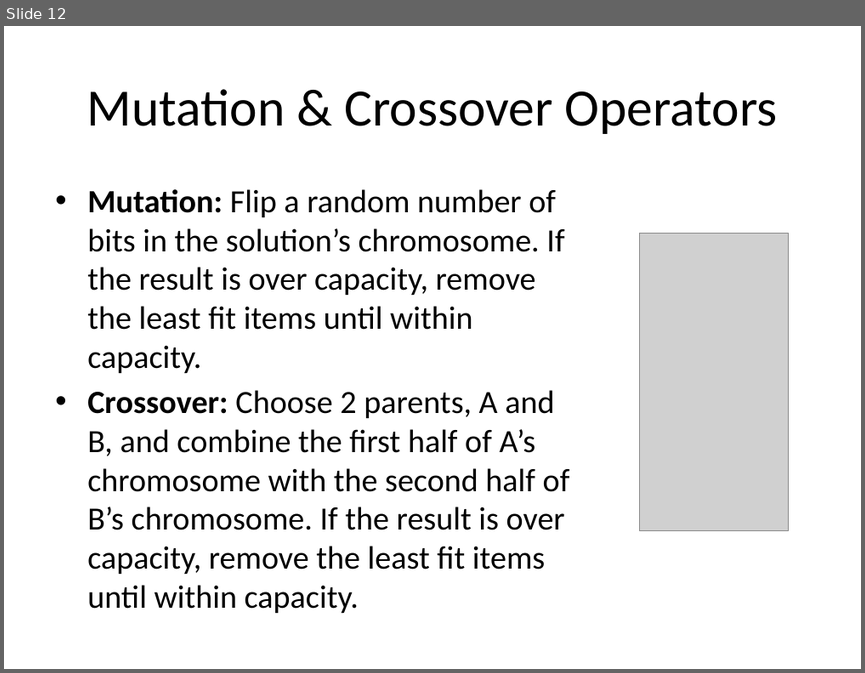
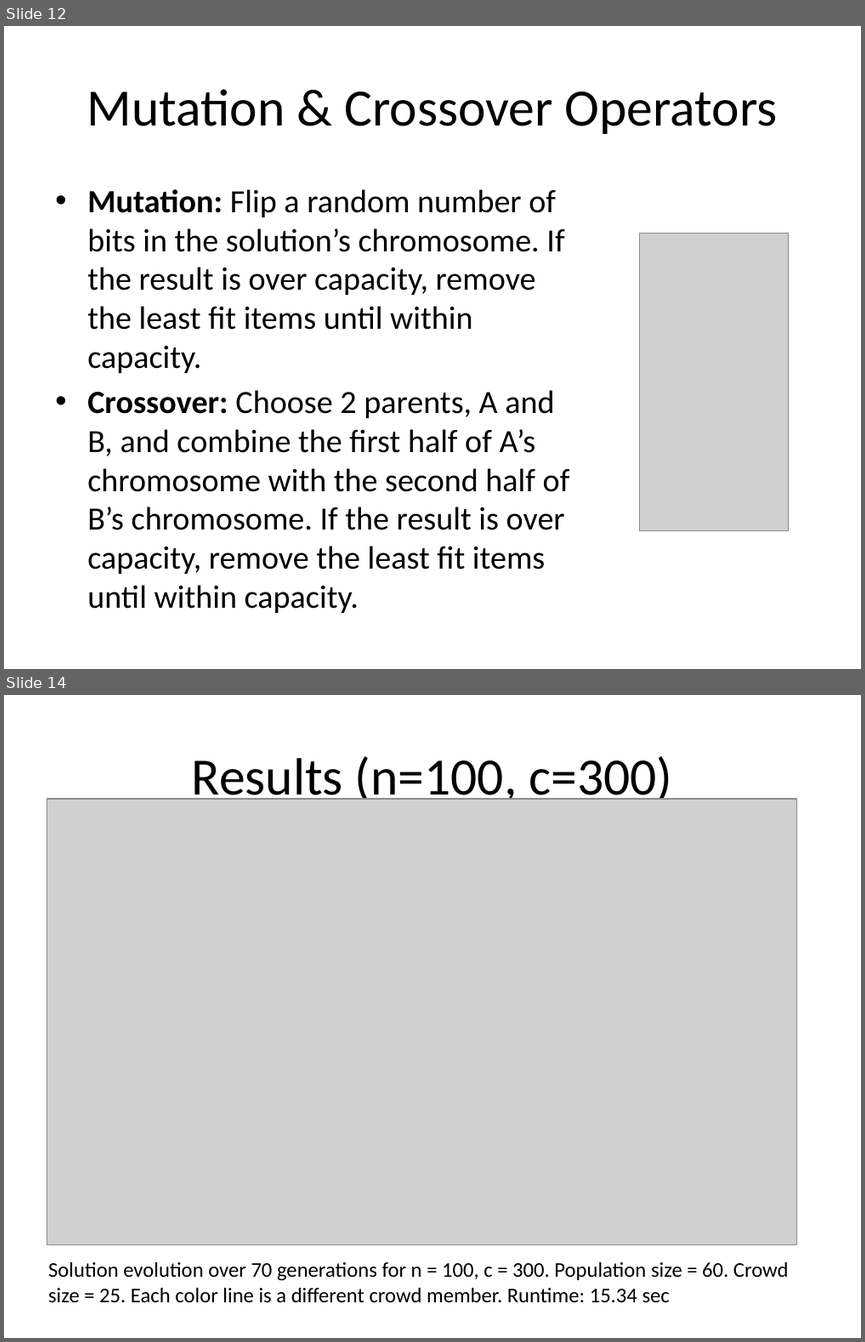
Before and after one commit to proj6-knapsack/knapsack, a slide deck: docs/knapsack_presentation.pptx. Shown one above the other, each under a label of ours: slide 12 before the commit, slides 12 and 14 after it; the slides between them are not shown. The pictures are 865x673 and 865x1342 pixels, drawn with LibreOffice and Linux fonts; fonts in the diff are those of the drawing; grey boxes stand for pictures. Boxes give left, top, right and bottom in pixels: in the first picture for what was removed or moved away, otherwise in the second. Text is boxed around its words. In the diff, an @@ line names an element or a change of style, - is before the commit and + after.

Commit message:
Added experiment results and references.

```diff
--- a/docs/knapsack_presentation.pptx
+++ b/docs/knapsack_presentation.pptx
@@ slide 14 added at bbox=[4, 695, 861, 1338], background #FFFFFF @@
@@ title added at bbox=[192, 756, 672, 807], 44 pt, text #000000 @@
+Results (n=100, c=300)
@@ picture added at bbox=[46, 799, 796, 1245] @@
@@ text added at bbox=[48, 1262, 789, 1303], 17.6 pt, text #000000 @@
+Solution evolution over 70 generations for n = 100, c = 300. Population size = 60. Crowd size = 25. Each color line is a different crowd member. Runtime: 15.34 sec
```
Also in this commit, not shown: 1 slide changed, 4 other slides added, 3 other files.
